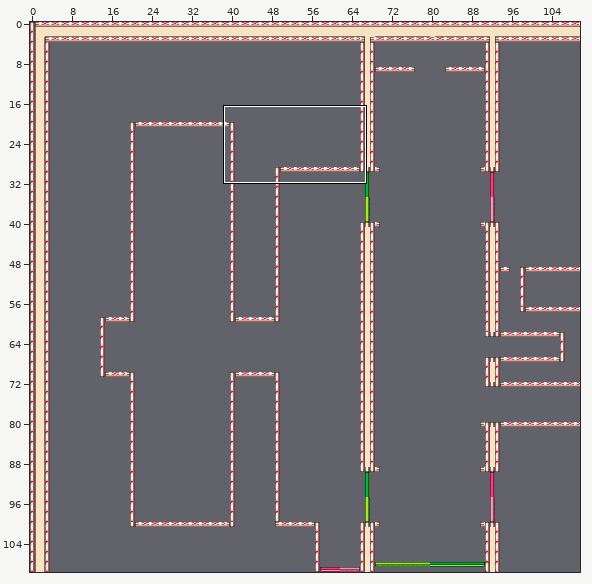
A Tiled map gets an edit: assets/art/Levels/level4.tmx. The picture above shows the old version from afar; the outline marks the close-up.
Close-up. Old version:
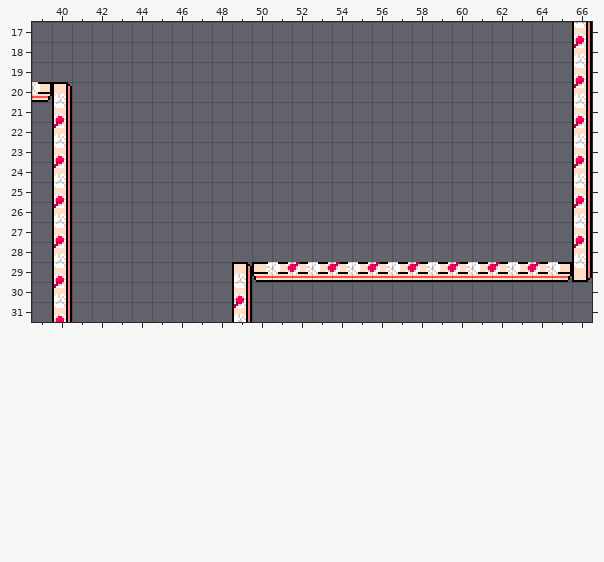
Cells are 10x10 px. Shown: x 39..66, y 17..31. The commit also changed other parts of the map, which this record leaves out.
The result:
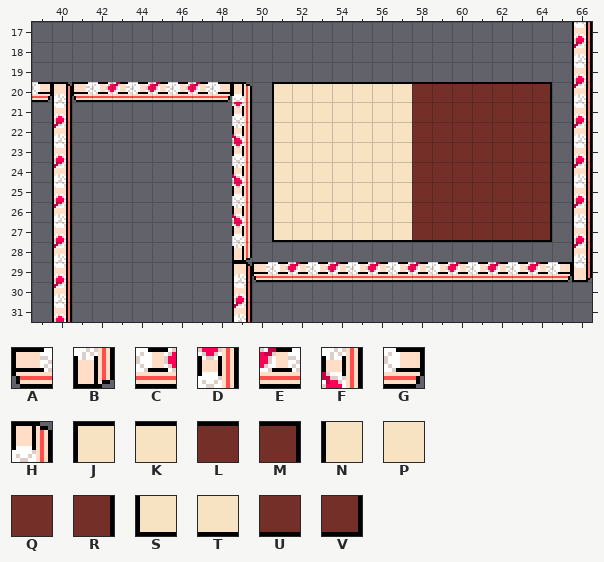
Key: from "TileSet": A 51, B 51 turned 270, C 52, D 52 turned 270, E 53, F 53 turned 270, G 54, H 54 turned 270, J 61, K 62, L 65, M 66, N 71, P 72, Q 75, R 76, S 81, T 82, U 85, V 86.
_ is an empty cell.
The exact change:
{"where": "layer \"Walls\""}
{"y":20,"x":41,"old":"_________","new":"ACECECEGH"}
{"y":20,"x":51,"old":"______________","new":"JKKKKKKLLLLLLM"}
{"y":21,"x":49,"old":"_","new":"D"}
{"y":21,"x":51,"old":"______________","new":"NPPPPPPQQQQQQR"}
{"y":22,"x":49,"old":"_","new":"F"}
{"y":22,"x":51,"old":"______________","new":"NPPPPPPQQQQQQR"}
{"y":23,"x":49,"old":"_","new":"D"}
{"y":23,"x":51,"old":"______________","new":"NPPPPPPQQQQQQR"}
{"y":24,"x":49,"old":"_","new":"F"}
{"y":24,"x":51,"old":"______________","new":"NPPPPPPQQQQQQR"}
{"y":25,"x":49,"old":"_","new":"D"}
{"y":25,"x":51,"old":"______________","new":"NPPPPPPQQQQQQR"}
{"y":26,"x":49,"old":"_","new":"F"}
{"y":26,"x":51,"old":"______________","new":"NPPPPPPQQQQQQR"}
{"y":27,"x":49,"old":"_","new":"D"}
{"y":27,"x":51,"old":"______________","new":"STTTTTTUUUUUUV"}
{"y":28,"x":49,"old":"_","new":"B"}
{"label":"added","picture_box":[72,82,252,262]}
{"label":"added","picture_box":[272,82,552,242]}
